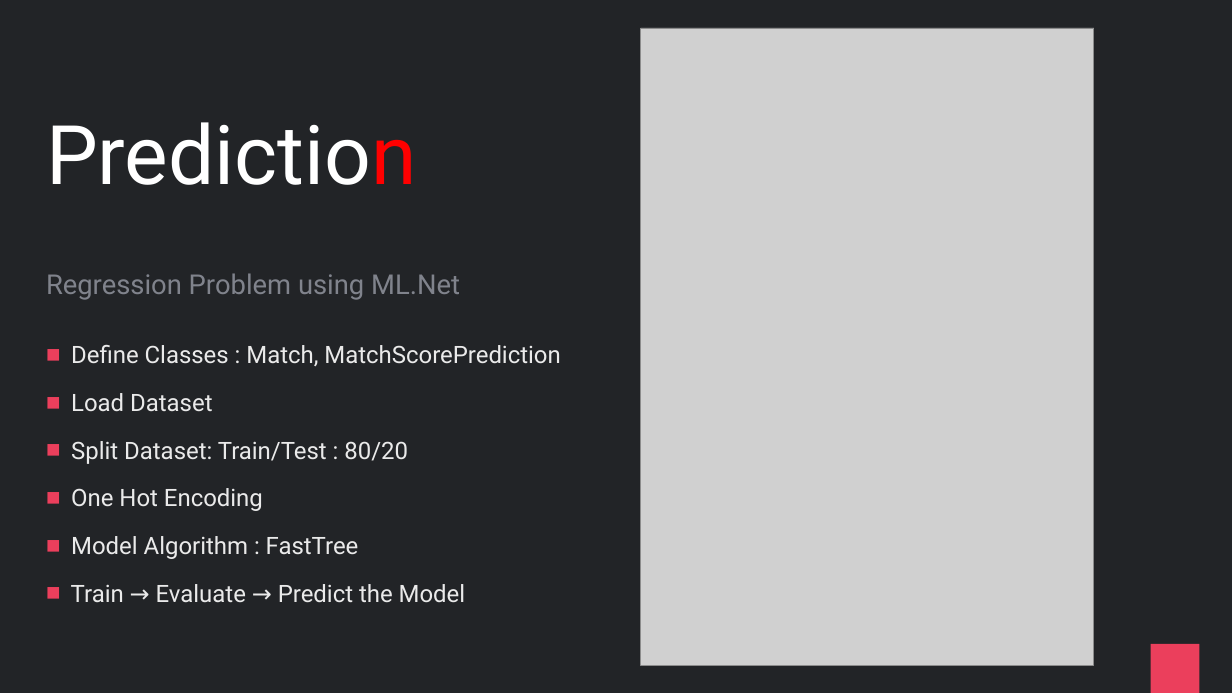
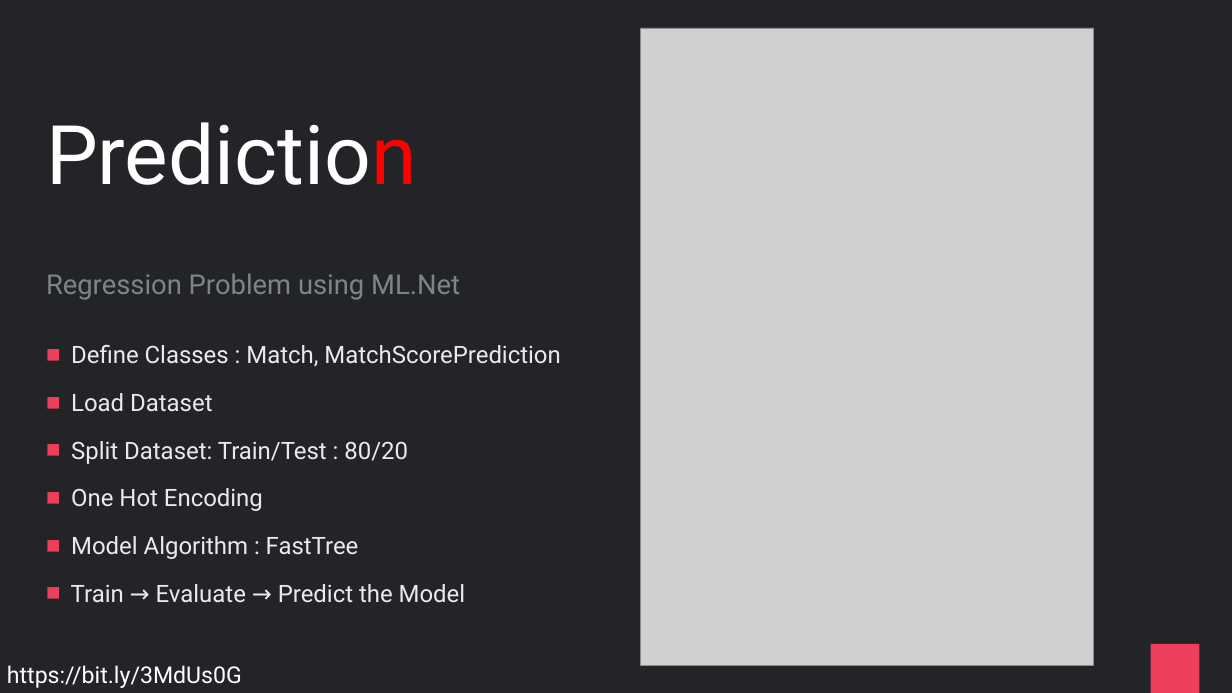
Before and after one commit to praveenraghuvanshi/tech-sessions, a slide deck: slide 9 of 13052022-AI-ML-Bangalore-Meetup/cricket-analytics.pptx. Drawn at 1232x693 pixels with LibreOffice and Linux fonts; fonts in the diff are those of the drawing; grey boxes stand for pictures. Boxes give left, top, right and bottom in pixels: in the first picture for what was removed or moved away, otherwise in the second. Text is boxed around its words. In the diff, an @@ line names an element or a change of style, - is before the commit and + after.

```diff
--- a/13052022-AI-ML-Bangalore-Meetup/cricket-analytics.pptx
+++ b/13052022-AI-ML-Bangalore-Meetup/cricket-analytics.pptx
@@ text added at bbox=[7, 665, 242, 688], 27 pt, text #FFFFFF @@
+https://bit.ly/3MdUs0G
```
Also in this commit, not shown: 15 other slides changed, 2 other files.
